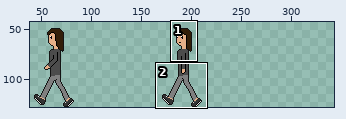
Sprite sheet -- Assets/Art/Characters/Main Character/Main_character_walking.png. The first picture is a wide view before the edit; the outline marks the close-up.
Close-up. Old version:
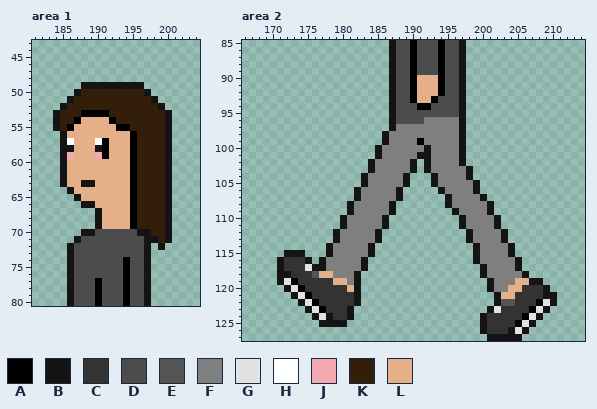
The file is 256x128 pixels. Colours within 5 levels of each other are drawn and written as one. Shown: area 1: x 181..204, y 43..80; area 2: x 166..214, y 85..127. The old version is drawn lined up with the new one, on the new canvas. The wide view leaves out empty margins. The commit also changed other parts of the picture, which this record leaves out.
Palette (. is transparent): A #000000  B #141414  C #333333  D #4c4c4c  E #555555  F #7f7f7f  G #e2e2e2  H #ffffff  J #f2a9b2  K #331e09  L #e5af88
Pixels before, area 1, first column x 184:
49 ....BBBBBBBBB....
50 ...BKKKKKKKKKB...
51 ..BKKKKKKKKKKKB..
52 .BKKKKKKKKKKKKKB.
53 BKKKAAAAKKKKKKKKB
54 BKKALLLLAKKKKKKKB
55 BKALLLLLLAAKKKKKB
56 .BLLLLLLLLLAKKKKB
57 .BHLLLHALLLAKKKKB
58 .BBLLLBALLLAKKKKB
59 .BJLLLJALLLAKKKKB
60 .BLLLLLLLLLAKKKKB
61 .BLLLLLLLLLAKKKKB
62 .BLLLLLLLLLAKKKKB
63 .BLLBBLLLLLAKKKKB
64 ..BLLLLLLLLAKKKKB
65 ...BLLLLLLLAKKKKB
66 ....BBLLLLLAKKKKB
67 ......BLLLLAKKKKB
68 ......BLLLLAKKKKB
69 ......BLLLLAKKKKB
70 ....BBDDDDDDBBKKB
71 ...BDDDDDDDDDBBKB
72 ..BDDDDDDDDDDB.B.
73 ..BDDDDDDDDDDB...
74 ..BDDDDDDDADDB...
75 ..BDDDDDDDADDB...
76 ..BDDDDDDDADDB...
77 ..BDDDADDDADDB...
78 ..BDDDADDDADDB...
79 ..BDDDADDDADDB...
80 ..BDDDADDDADDB...
Pixels before, area 2, first column x 171:
 85 ................BDDADDDADDB.............
 86 ................BDDADDDADDB.............
 87 ................BDDADDDADDB.............
 88 ................BDDADDDADDB.............
 89 ................BDDADDDADDB.............
 90 ................BDDALLLADDB.............
 91 ................BDDALLLADDB.............
 92 ................BDDALLLADDB.............
 93 ................BDDALLADDDB.............
 94 ................BDDDAADDDDB.............
 95 ................BDDDDDDDDDB.............
 96 ................BDDDDFFFFFB.............
 97 ................BFFFFFFFFFB.............
 98 ...............BFFFFFFFFFFB.............
 99 ...............BFFFFAFFFFFB.............
100 ..............BFFFFFFBFFFFB.............
101 ..............BFFFFFBBFFFFB.............
102 .............BFFFFFB.BFFFFB.............
103 .............BFFFFFB.BFFFFFB............
104 ............BFFFFFB...BFFFFB............
105 ............BFFFFFB...BFFFFFB...........
106 ...........BFFFFFB.....BFFFFB...........
107 ...........BFFFFFB......BFFFFB..........
108 ..........BFFFFFB.......BFFFFFB.........
109 ..........BFFFFFB........BFFFFB.........
110 .........BFFFFFB..........BFFFFB........
111 .........BFFFFFB..........BFFFFB........
112 ........BFFFFFB............BFFFFB.......
113 ........BFFFFFB............BFFFFB.......
114 .......BFFFFFB..............BFFFFB......
115 .BBB...BFFFFFB..............BFFFFB......
116 BCCCB.BFFFFFB...............BFFFFFB.....
117 BCCCGBBFFFFFB................BFFFFB.....
118 BBCCCELLFFFB.................BFFFFFB....
119 BGACCCCCLLFB..................BFFFLLBB..
120 .BGACCCCCCLB..................BFFLLCCCB.
121 ..BGACCCCCCB...................BLLCCCCBB
122 ...BGACCCCCB...................BEECCCAGB
123 ....BGACCCB...................BGCCCCAGB.
124 .....BGBCCB..................BCCCCCAGB..
125 ......BBBB...................BCCCCAGB...
126 .............................BCCCBGB....
127 ..............................BBBBB.....
After the commit:
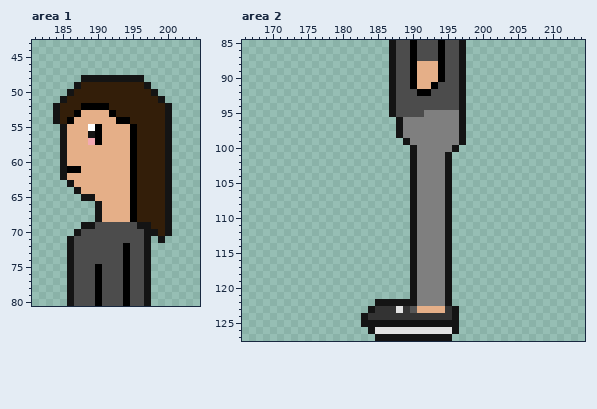
Changes in this commit:
canvas 256x128 -> 384x128, the old top-left corner now at -2,0 (the part of the old canvas that was cut away was empty and is not shown)
Changed rows in their new state; - is an unchanged pixel.
Area 1:
first column x 184:
48 ----BBBBBBBBB----
49 ---BKKKKKKKKKB---
50 --BK---------KB--
51 -BK-----------KB-
52 BK--AAAA-------KB
53 ---ALLLLA--------
54 --AL----LAA------
55 .BL--HA--LLA-----
56 -----BA----------
57 --L--JAL---------
58 --L---LL---------
59 --L---LL---------
61 --AA-------------
63 -.B-LL-----------
64 --.B-------------
65 ---.BB-----------
66 ----..B----------
69 ----BBDDDDDDBB---
70 ---BDD------D-B--
71 --BD----------.B.
72 ----------A----.-
73 ----------A------
75 ------A----------
76 ------A----------
Area 2:
first column x 171:
 88 --------------------LLL-----------------
 89 --------------------LLL-----------------
 91 ----------------------AD----------------
 92 -------------------DAADD----------------
 93 -------------------DDDD-----------------
 94 --------------------DD------------------
 95 ---------------------FFFFF--------------
 96 ----------------.BFFF-------------------
 97 ----------------.B----------------------
 98 ---------------..B----------------------
 99 ---------------...B-F-------------------
100 --------------.....B-F---B.-------------
101 --------------.....BFF--B..-------------
102 -------------......-FF--B..-------------
103 -------------......-FF--B...------------
104 ------------.......BFFF-B...------------
105 ------------.......BFFF-B....-----------
106 -----------.......-BFFFFB....-----------
107 -----------.......-BFFFF-.....----------
108 ----------.......--BFFFF-......---------
109 ----------.......--BFFFFB......---------
110 ---------.......---BFFFFB-......--------
111 ---------.......---BFFFFB-......--------
112 --------.......----BFFFFB--......-------
113 --------.......----BFFFFB--......-------
114 -------.......-----BFFFFB---......------
115 -...---.......-----BFFFFB---......------
116 .....-.......------BFFFFB---.......-----
117 .............------BFFFFB----......-----
118 ............-------BFFFFB----.......----
119 ............-------BFFFFB-----........--
120 -...........-------BFFFFB-----.........-
121 --..........-------BFFFFB------.........
122 ---.........--BBBBBBFFFFB------.........
123 ----.......--BCCCGCELLLLCB----.........-
124 -----......-BCCCCCCCCCCCCB---.........--
125 ------....--BBBBBBBBBBBBBB---........---
126 -------------BGGGGGGGGGGGB---.......----
127 --------------BBBBBBBBBBB-----.....-----
Boxes around the changes in both close-ups, in picture pixels (x1, y1, x2, y2):
changed: (53, 75, 172, 278)
changed: (277, 61, 557, 341)
